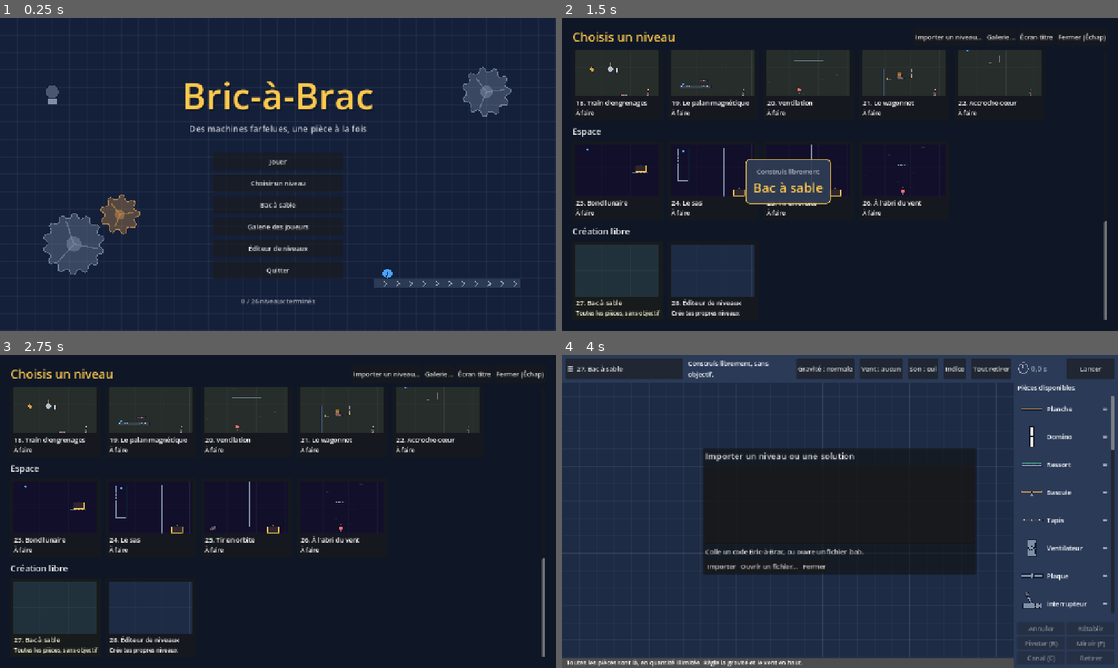
Above: before the commit, frames 1-4 (two rows, left to right).
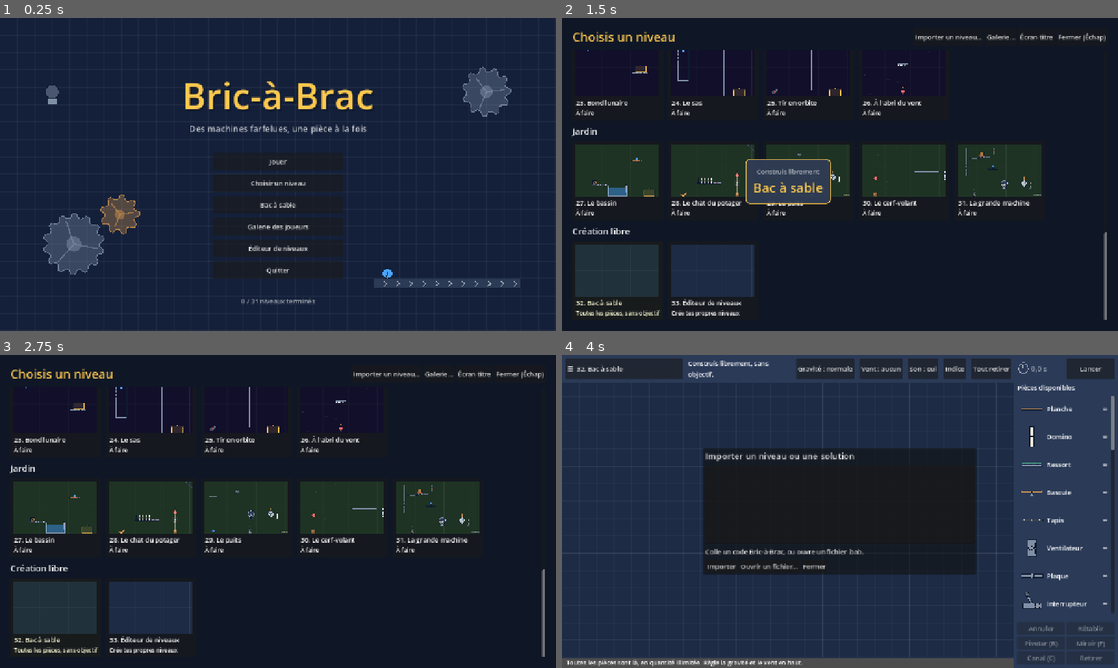
Above: after the commit, the same moments.

Repository: HackTechDev/bricabrac
Game: Godot game, scene res://scenes/main.tscn
Two runs of this game, one before a commit and one after it. Both use one fixed random seed, a clock stepped at 60 frames per second and the inputs below.
Inputs:
- Up to frame 1 (0.25 s): no input
- Up to frame 2 (1.5 s): click "Bac à sable" at 0.5 s; click "☰ 27. Bac à sable" (after the commit: "☰ 32. Bac à sable") at 1.25 s
- Up to frame 3 (2.75 s): click "Gravité : normale" at 2 s
- Up to frame 4 (4 s): click "Vent : aucun" at 2.75 s; click "Son : oui" at 3.5 s

The runs differ from the first frame. In frame 1, less than 0.1% of the frame differs, in the area x 45-47%, y 90-92%; in frame 2, 21%; in frame 3, 22%, in the area x 1-98%, y 10-92%; in frame 4, less than 0.1%.

Commit message:
Nouveau monde : le Jardin, cinq niveaux qui enchaînent les mécanismes
Le bassin, Le chat du potager, Le puits, Le cerf-volant et La grande
machine combinent les pièces des mondes précédents : chaque étape
déclenche la suivante.

Co-Authored-By: Claude Opus 5.5 <noreply@anthropic.com>

Diff:
--- /dev/null
+++ b/levels/50_bassin.cfg
@@ -0,0 +1,23 @@
+[niveau]
+
+id="bassin"
+world="jardin"
+name="Le bassin"
+par_time=6.0
+goal_text="Amène la bille dans le panier : elle attend sur la trappe, que la plaque du bassin ouvre."
+intro="Bienvenue au jardin ! Ses niveaux enchaînent plusieurs mécanismes : chaque étape déclenche la suivante."
+hint="Comme pour la bouée, un ventilateur incliné pousse la caisse jusqu'à la plaque. Une planche guide ensuite la bille vers le panier."
+fixed=[
+{ "kind": "crate", "pos": Vector2(230, 467) },
+{ "kind": "conveyor", "pos": Vector2(300, 500), "channel": 0 },
+{ "kind": "water", "pos": Vector2(520, 570) },
+{ "kind": "plate", "pos": Vector2(623, 545), "rot": 270.0, "channel": 1 },
+{ "kind": "trapdoor", "id": "trappe", "pos": Vector2(700, 200), "channel": 1 },
+{ "kind": "ball", "id": "bille", "pos": Vector2(760, 178) },
+{ "kind": "basket", "id": "panier", "pos": Vector2(920, 598), "goal": true }
+]
+inventory={ "fan": 1, "plank": 1 }
+solution=[
+{ "kind": "fan", "pos": Vector2(450, 400), "rot": 45.0 },
+{ "kind": "plank", "pos": Vector2(780, 400), "rot": 30.0 }
+]
--- /dev/null
+++ b/levels/51_potager.cfg
@@ -0,0 +1,29 @@
+[niveau]
+
+id="potager"
+world="jardin"
+name="Le chat du potager"
+par_time=6.0
+goal_text="Fais éclater le ballon attaché au fond du potager, sur les pointes du coin."
+intro="Le chat renverse les dominos, la plaque actionne les ciseaux, le ballon s'envole… encore faut-il qu'il aille au bon endroit."
+hint="Un ballon lâché devant le chat le fait bondir dans les dominos. Un ventilateur à gauche du ballon attaché le pousse vers le coin."
+fixed=[
+{ "kind": "cat", "id": "chat", "pos": Vector2(150, 625) },
+{ "kind": "plank", "id": "etagere", "pos": Vector2(460, 480), "len": 300.0, "rot": 0.0, "locked": true },
+{ "kind": "domino", "pos": Vector2(340, 444) },
+{ "kind": "domino", "pos": Vector2(380, 444) },
+{ "kind": "domino", "pos": Vector2(420, 444) },
+{ "kind": "domino", "pos": Vector2(460, 444) },
+{ "kind": "domino", "pos": Vector2(500, 444) },
+{ "kind": "plate", "pos": Vector2(570, 473), "channel": 1 },
+{ "kind": "crate", "id": "caisse", "pos": Vector2(820, 618) },
+{ "kind": "balloon", "id": "ballon", "pos": Vector2(820, 380), "goal": true },
+{ "kind": "rope", "id": "lien", "from": "ballon", "to": "caisse" },
+{ "kind": "scissors", "id": "ciseaux", "pos": Vector2(820, 500), "channel": 1 },
+{ "kind": "spikes", "id": "pics", "pos": Vector2(990, 40), "rot": 225.0 }
+]
+inventory={ "balloon": 1, "fan": 1, "plank": 1 }
+solution=[
+{ "kind": "balloon", "pos": Vector2(240, 420) },
+{ "kind": "fan", "pos": Vector2(720, 200) }
+]
--- /dev/null
+++ b/levels/52_puits.cfg
@@ -0,0 +1,28 @@
+[niveau]
+
+id="puits"
+world="jardin"
+name="Le puits"
+par_time=6.0
+goal_text="Allume la lampe : remonte la bille du puits pour réveiller la souris, qui fera tomber le domino."
+intro="La plaque du haut est sur le canal de la souris : quand la bille la touche, la souris se réveille."
+hint="Deux poulies et une corde : le boulet, en tombant, remonte la bille. Puis deux engrenages entre la roue de la souris et la grande roue."
+fixed=[
+{ "kind": "ball", "id": "bille", "pos": Vector2(100, 610) },
+{ "kind": "ball_heavy", "id": "boulet", "pos": Vector2(400, 120) },
+{ "kind": "plate", "pos": Vector2(100, 180), "rot": 180.0, "channel": 1 },
+{ "kind": "mousewheel", "id": "souris", "pos": Vector2(576, 400), "channel": 1 },
+{ "kind": "gear", "id": "roue", "pos": Vector2(820, 400), "rot": 270.0 },
+{ "kind": "plank", "id": "socle", "pos": Vector2(900, 456), "len": 24.0, "rot": 0.0, "locked": true },
+{ "kind": "domino", "pos": Vector2(900, 420) },
+{ "kind": "plate", "pos": Vector2(990, 626), "channel": 2 },
+{ "kind": "lamp", "id": "lampe", "pos": Vector2(560, 612), "channel": 2, "goal": true }
+]
+inventory={ "pulley": 2, "rope": 1, "gear": 2 }
+solution=[
+{ "kind": "pulley", "id": "w1", "pos": Vector2(100, 40) },
+{ "kind": "pulley", "id": "w2", "pos": Vector2(400, 40) },
+{ "kind": "rope", "from": "boulet", "via": ["w2", "w1"], "to": "bille" },
+{ "kind": "gear", "pos": Vector2(660, 400) },
+{ "kind": "gear", "pos": Vector2(740, 400) }
+]
--- /dev/null
+++ b/levels/53_cerf_volant.cfg
@@ -0,0 +1,24 @@
+[niveau]
+
+id="cerf_volant"
+world="jardin"
+name="Le cerf-volant"
+par_time=9.0
+goal_text="Fais éclater le ballon sur les pointes du mur, sous la haie."
+intro="Le vent pousse vers la droite. Libéré, le ballon monte et file avec lui… trop haut pour les pointes."
+hint="Coupe la corde avec les ciseaux et une minuterie. Deux planches, dans le prolongement de la haie, gardent le ballon assez bas."
+wind=Vector2(90, 0)
+fixed=[
+{ "kind": "crate", "id": "caisse", "pos": Vector2(160, 618) },
+{ "kind": "balloon", "id": "ballon", "pos": Vector2(160, 420), "goal": true },
+{ "kind": "rope", "id": "fil", "from": "ballon", "to": "caisse" },
+{ "kind": "plank", "id": "haie", "pos": Vector2(800, 330), "len": 320.0, "rot": 0.0, "locked": true },
+{ "kind": "spikes", "id": "pics", "pos": Vector2(1027, 380), "rot": 270.0 }
+]
+inventory={ "scissors": 1, "timer": 1, "plank": 2 }
+solution=[
+{ "kind": "scissors", "pos": Vector2(160, 560), "channel": 1 },
+{ "kind": "timer", "pos": Vector2(600, 600), "channel": 1, "delay": 1.0 },
+{ "kind": "plank", "pos": Vector2(380, 330) },
+{ "kind": "plank", "pos": Vector2(550, 330) }
+]
--- /dev/null
+++ b/levels/54_machine.cfg
@@ -0,0 +1,30 @@
+[niveau]
+
+id="machine"
+world="jardin"
+name="La grande machine"
+par_time=7.5
+goal_text="Allume la lampe : chariot, trappe, souris et engrenages doivent faire tomber le domino."
+intro="Le dernier niveau du jardin reprend tout : chaque mécanisme met le suivant en marche."
+hint="Le ventilateur, entre le mur et le rail, hisse le chariot. Une planche envoie la bille de la trappe sur la roue, et deux engrenages la relient à la grande roue."
+fixed=[
+{ "kind": "cart", "id": "chariot", "pos": Vector2(300, 160), "rot": -5.0 },
+{ "kind": "crate", "id": "caisse", "pos": Vector2(300, 110) },
+{ "kind": "plank", "id": "mur", "pos": Vector2(100, 210), "len": 340.0, "rot": 90.0, "locked": true },
+{ "kind": "plate", "pos": Vector2(450, 80), "rot": 270.0, "channel": 1 },
+{ "kind": "trapdoor", "id": "trappe", "pos": Vector2(380, 300), "channel": 1 },
+{ "kind": "ball", "id": "bille", "pos": Vector2(440, 278) },
+{ "kind": "mousewheel", "id": "souris", "pos": Vector2(576, 480) },
+{ "kind": "gear", "id": "roue", "pos": Vector2(820, 480), "rot": 270.0 },
+{ "kind": "plank", "id": "socle", "pos": Vector2(900, 536), "len": 24.0, "rot": 0.0, "locked": true },
+{ "kind": "domino", "pos": Vector2(900, 500) },
+{ "kind": "plate", "pos": Vector2(990, 626), "channel": 2 },
+{ "kind": "lamp", "id": "lampe", "pos": Vector2(200, 612), "channel": 2, "goal": true }
+]
+inventory={ "fan": 1, "plank": 1, "gear": 2 }
+solution=[
+{ "kind": "fan", "pos": Vector2(140, 120) },
+{ "kind": "gear", "pos": Vector2(660, 480) },
+{ "kind": "gear", "pos": Vector2(740, 480) },
+{ "kind": "plank", "pos": Vector2(470, 400), "rot": 30.0 }
+]
--- a/scripts/level_data.gd
+++ b/scripts/level_data.gd
@@ -38,6 +38,7 @@
 	{"id": "cuisine", "name": "Cuisine", "color": Color("3a2a24")},
 	{"id": "usine", "name": "Usine", "color": Color("262d2a")},
 	{"id": "espace", "name": "Espace", "color": Color("120f2a")},
+	{"id": "jardin", "name": "Jardin", "color": Color("1e3324")},
 	{"id": "perso", "name": "Mes niveaux", "color": Color("23303a")},
 ]
 ## Pièces qui peuvent servir d'objectif à un niveau.
Not shown, changed: IMPROVEMENTS.md
Not shown, changed: TUTORIAL.md
